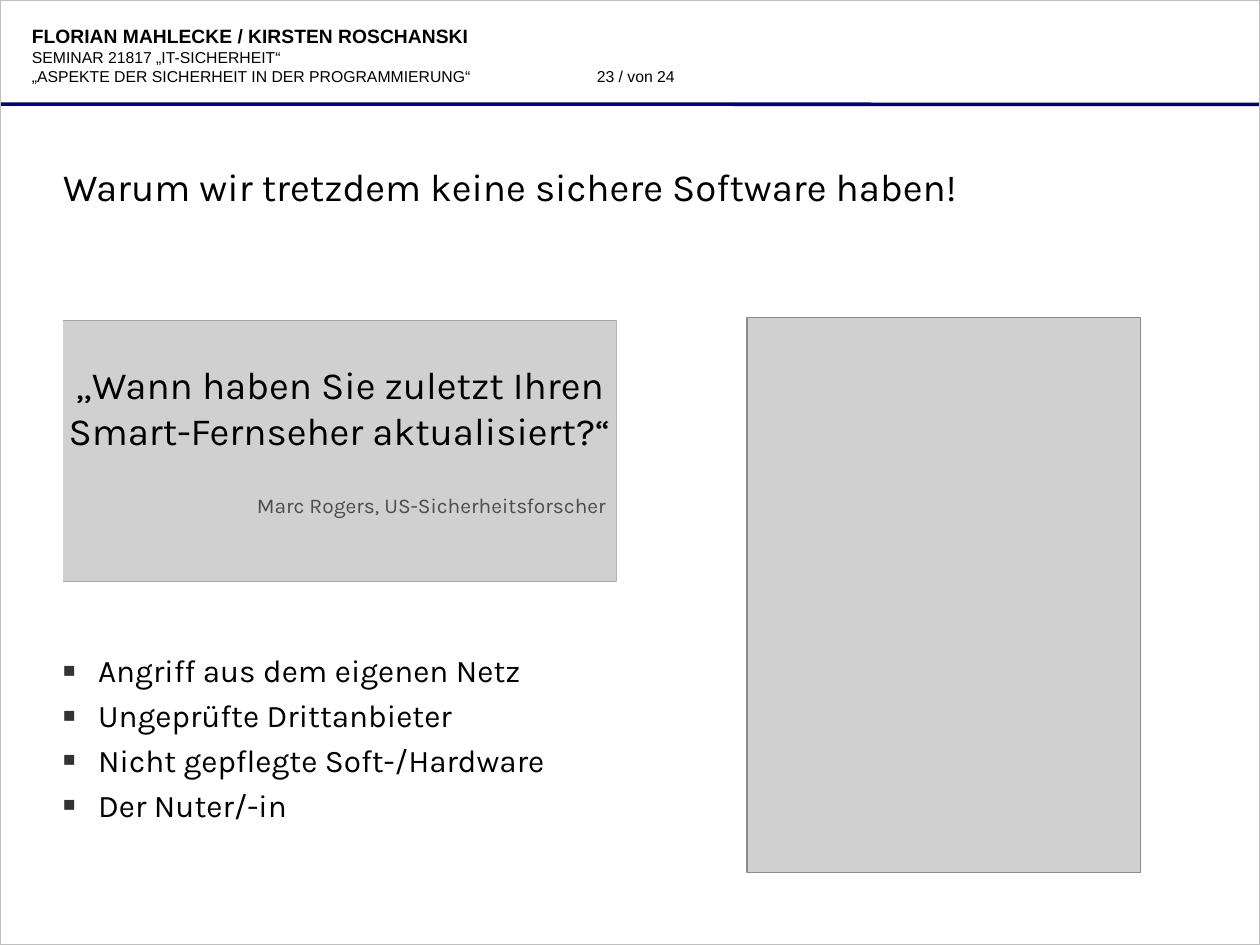
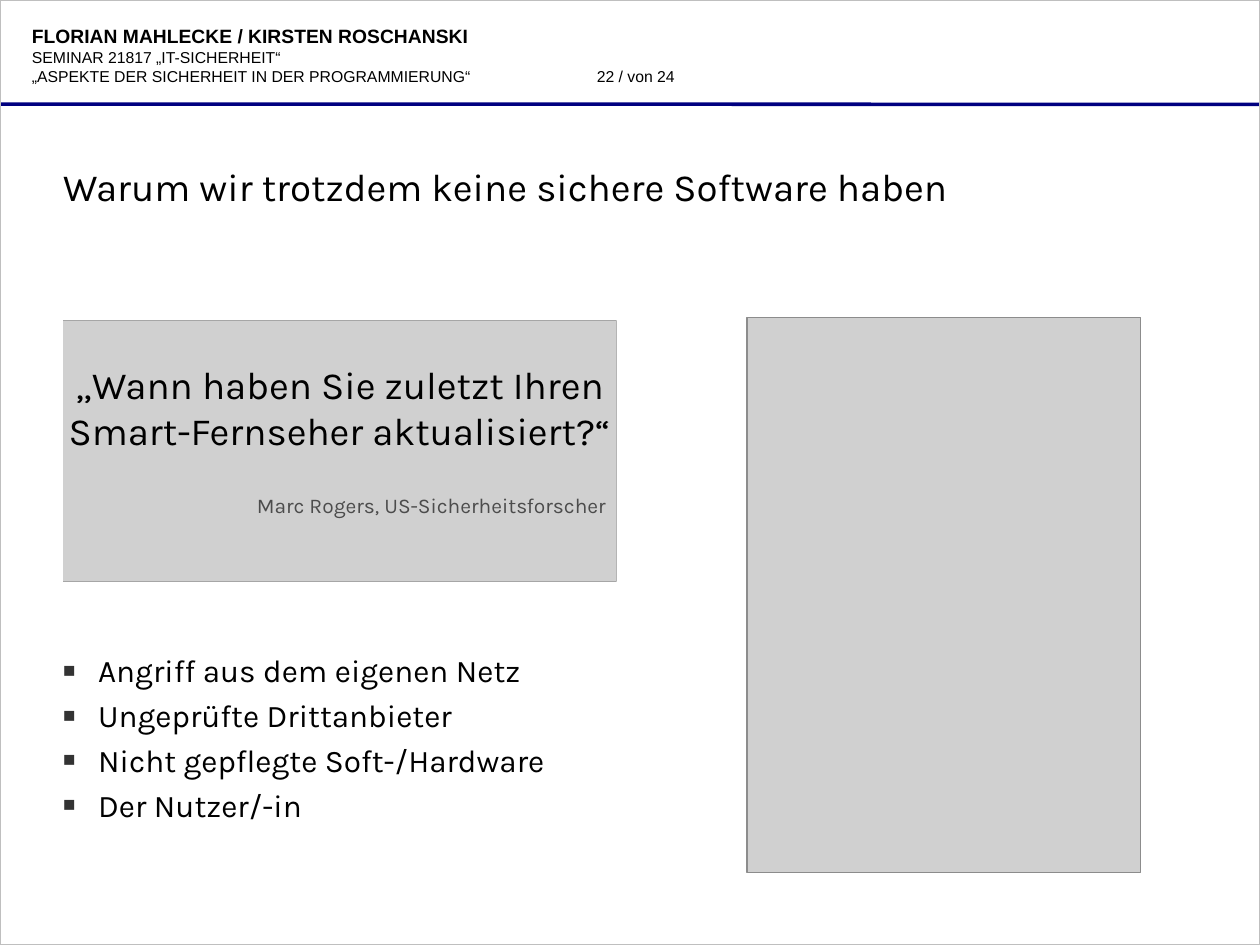
Before and after one commit to katgirl/FernUni, a slide deck: slide 22 of praesentation/21817-folien-9053522,8632014-roschanski,mahlecke-aspekte_der_sicheren_programmierung.odp (slide 23 before the commit). Drawn at 1260x945 pixels with LibreOffice and Linux fonts; fonts in the diff are those of the drawing; grey boxes stand for pictures; background and template pictures are left out. Boxes give left, top, right and bottom in pixels: in the first picture for what was removed or moved away, otherwise in the second. Text is boxed around its words. In the diff, an @@ line names an element or a change of style, - is before the commit and + after.

```diff
--- a/praesentation/21817-folien-9053522,8632014-roschanski,mahlecke-aspekte_der_sicheren_programmierung.odp
+++ b/praesentation/21817-folien-9053522,8632014-roschanski,mahlecke-aspekte_der_sicheren_programmierung.odp
@@ page number at (597,71,675,82): text changed @@
-23 / von 24
+22 / von 24
@@ title at (63,174,947,202): text changed @@
-Warum wir tretzdem keine sichere Software haben!
+Warum wir trotzdem keine sichere Software haben
@@ text at (98,794,302,820): text changed @@
-■ Der Nuter/-in
+■ Der Nutzer/-in
```
Also in this commit, not shown: 9 other slides changed, 1 slide removed, 4 other files.
